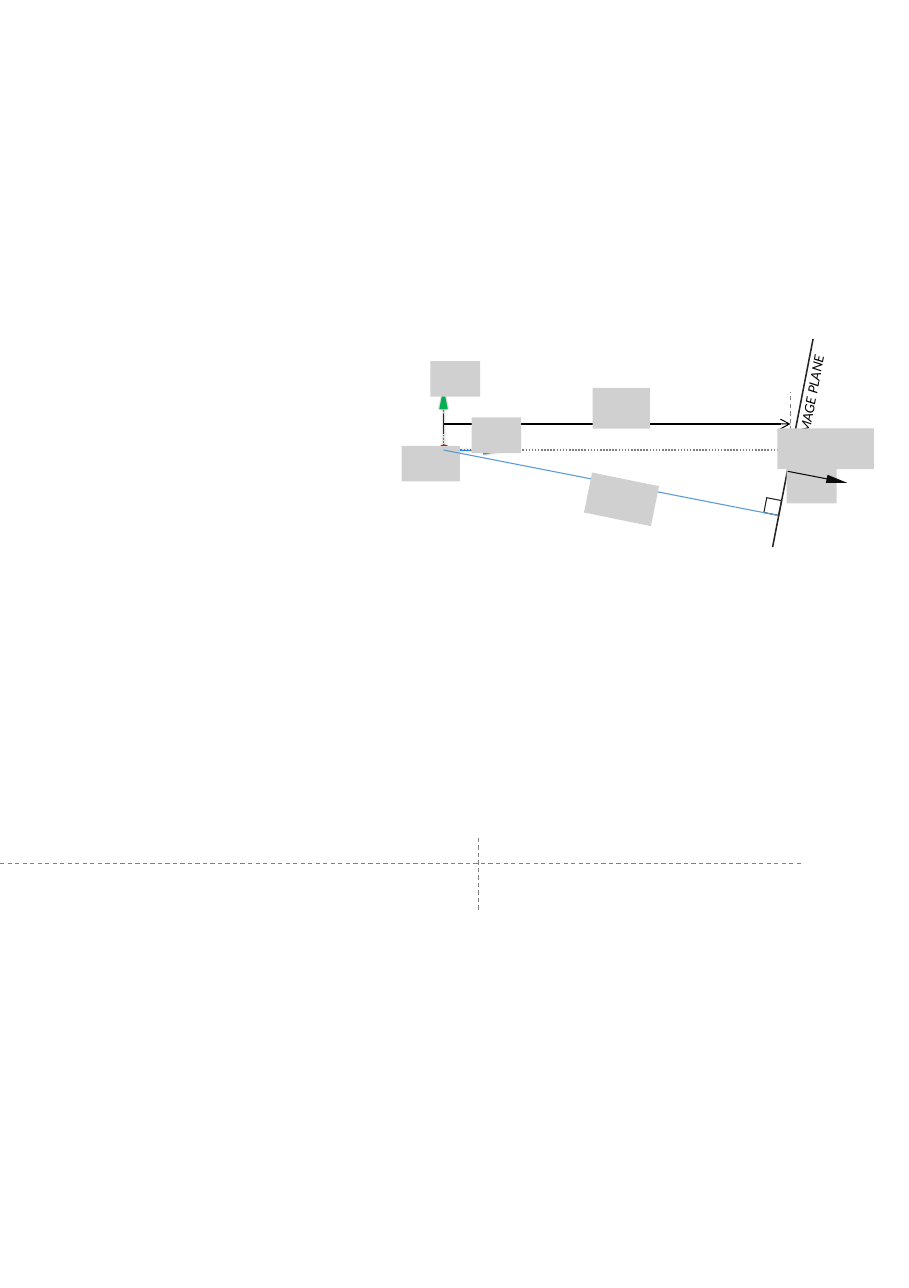
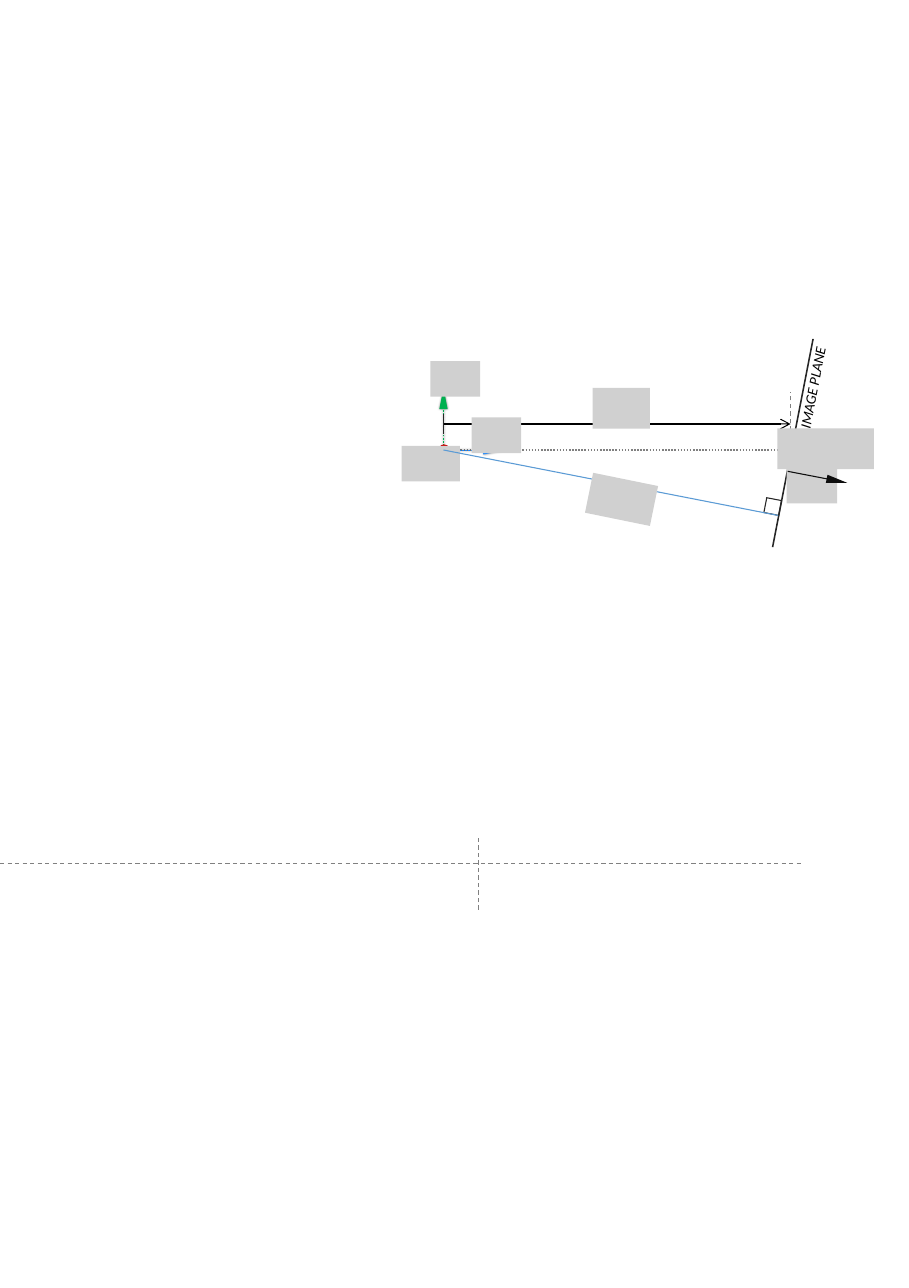
Before and after one commit to indranilsinharoy/phd-artifacts, a slide deck: slide 5 of chapters/chapter03_geometricmodel/figures/figures_PPT.pptx. Drawn at 909x1288 pixels with LibreOffice and Linux fonts; fonts in the diff are those of the drawing; grey boxes stand for pictures. Boxes give left, top, right and bottom in pixels: in the first picture for what was removed or moved away, otherwise in the second. Text is boxed around its words. In the diff, an @@ line names an element or a change of style, - is before the commit and + after.

```diff
--- a/chapters/chapter03_geometricmodel/figures/figures_PPT.pptx
+++ b/chapters/chapter03_geometricmodel/figures/figures_PPT.pptx
@@ text "IMAGE PLANE" rewrapped from <box>795,360,827,429</box> to <box>796,351,829,428</box> @@
```
Also in this commit, not shown: 3 other slides changed, 9 other files.
